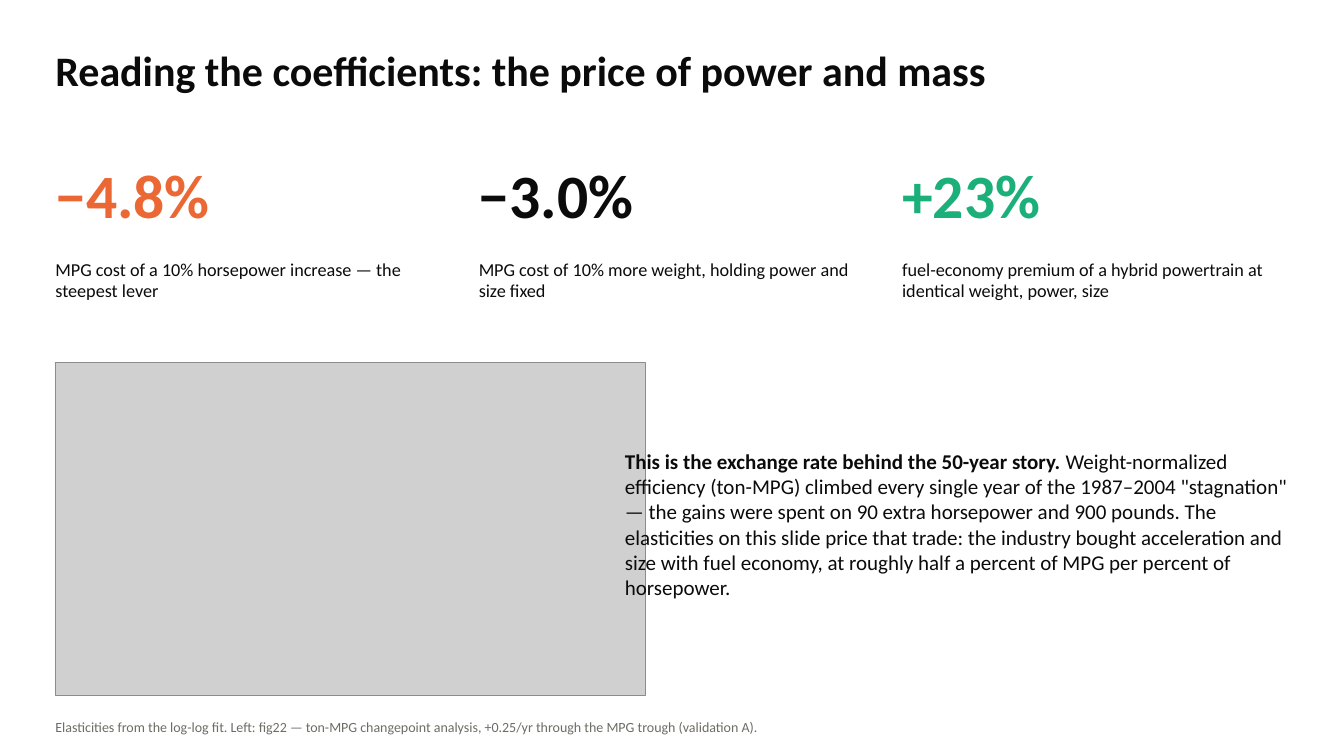
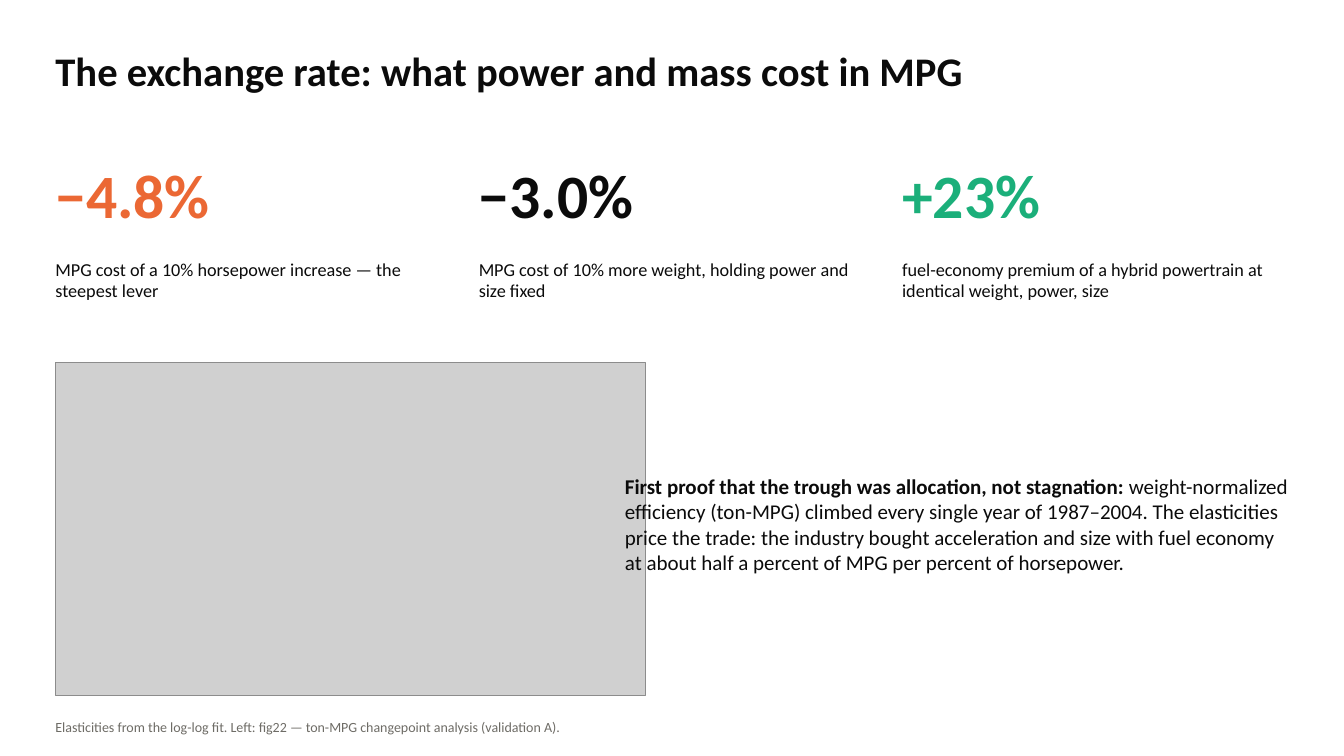
Before and after one commit to SCherwonik/OS3180, a slide deck: slide 12 of MPG Prediction Deck.pptx (slide 10 before the commit). Drawn at 1344x756 pixels with LibreOffice and Linux fonts; fonts in the diff are those of the drawing; grey boxes stand for pictures. Boxes give left, top, right and bottom in pixels: in the first picture for what was removed or moved away, otherwise in the second. Text is boxed around its words. In the diff, an @@ line names an element or a change of style, - is before the commit and + after.

```diff
--- a/MPG Prediction Deck.pptx
+++ b/MPG Prediction Deck.pptx
@@ text at (x1=55, y1=57, x2=962, y2=93): text changed; size 30 to 29 pt @@
-Reading the coefficients: the price of power and mass
+The exchange rate: what power and mass cost in MPG
@@ text at (x1=625, y1=477, x2=1288, y2=574): text changed @@
-This is the exchange rate behind the 50-year story. Weight-normalized efficiency (ton-MPG) climbed every single year of the 1987–2004 "stagnation" — the gains were spent on 90 extra horsepower and 900 pounds. The elasticities on this slide price that trade: the industry bought acceleration and size with fuel economy, at roughly half a percent of MPG per percent of horsepower.
+First proof that the trough was allocation, not stagnation: weight-normalized efficiency (ton-MPG) climbed every single year of 1987–2004. The elasticities price the trade: the industry bought acceleration and size with fuel economy at about half a percent of MPG per percent of horsepower.
@@ text at (x1=55, y1=722, x2=560, y2=735): text changed @@
-Elasticities from the log-log fit. Left: fig22 — ton-MPG changepoint analysis, +0.25/yr through the MPG trough (validation A).
+Elasticities from the log-log fit. Left: fig22 — ton-MPG changepoint analysis (validation A).
```
Also in this commit, not shown: 20 other slides changed, 7 slides added, 3 slides removed, 3 other files.
